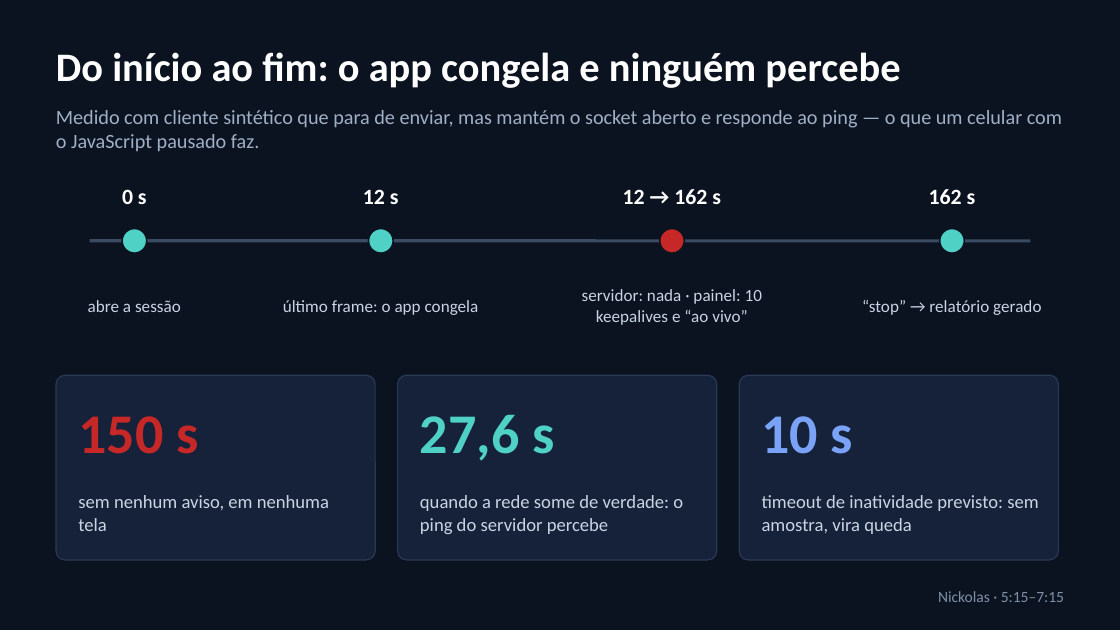
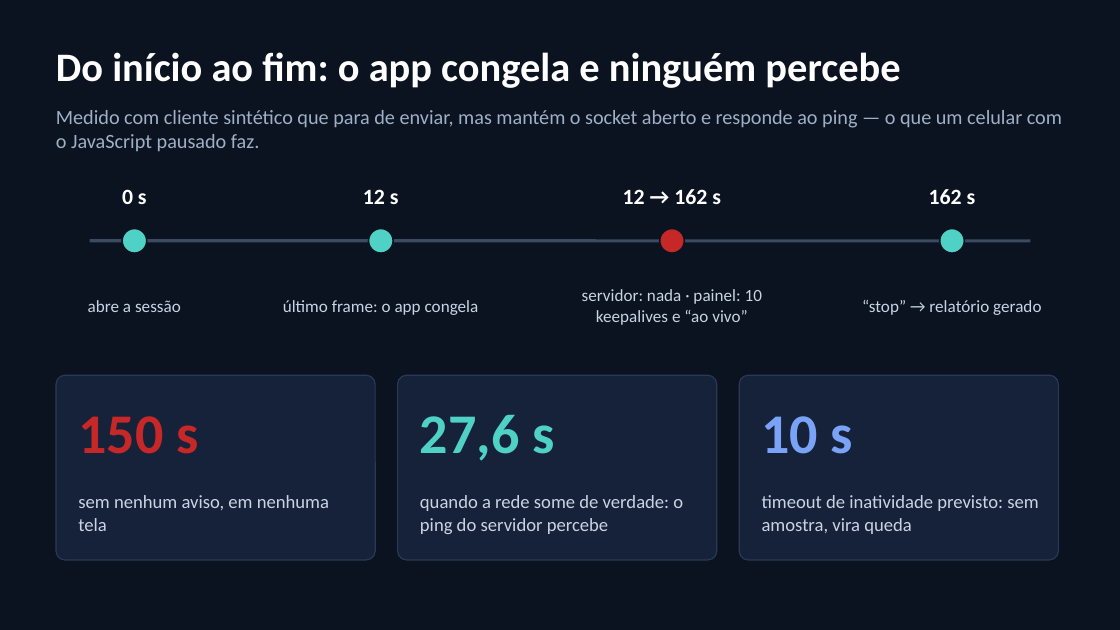
Before and after one commit to WaveAI-Company/WaveAi-Company, a slide deck: slide 6 of Faculdade/SDIoT_Atividade_Redes/apresentacao/Rede_WaveAI_Apresentacao.pptx. Drawn at 1120x630 pixels with LibreOffice and Linux fonts; fonts in the diff are those of the drawing. Boxes give left, top, right and bottom in pixels: in the first picture for what was removed or moved away, otherwise in the second. Text is boxed around its words. In the diff, an @@ line names an element or a change of style, - is before the commit and + after.

```diff
--- a/Faculdade/SDIoT_Atividade_Redes/apresentacao/Rede_WaveAI_Apresentacao.pptx
+++ b/Faculdade/SDIoT_Atividade_Redes/apresentacao/Rede_WaveAI_Apresentacao.pptx
@@ text removed at (938,591,1064,602) @@
-Nickolas · 5:15–7:15
```
Also in this commit, not shown: 6 other slides changed, 1 other file.
